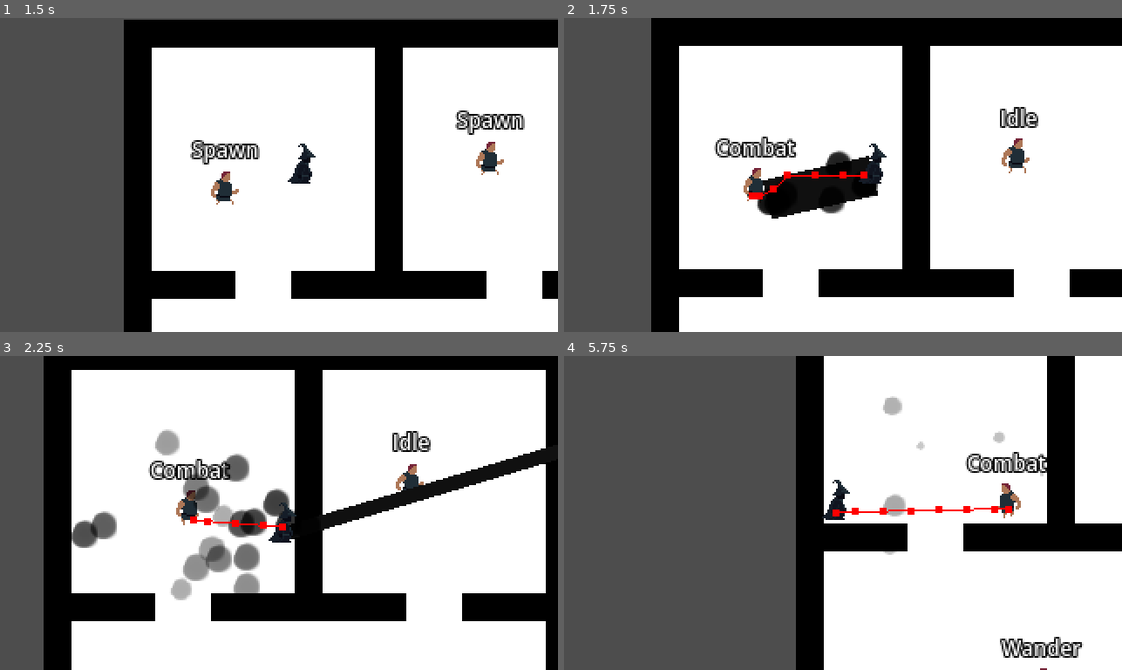
Above: before the commit, frames 1-4 (two rows, left to right).
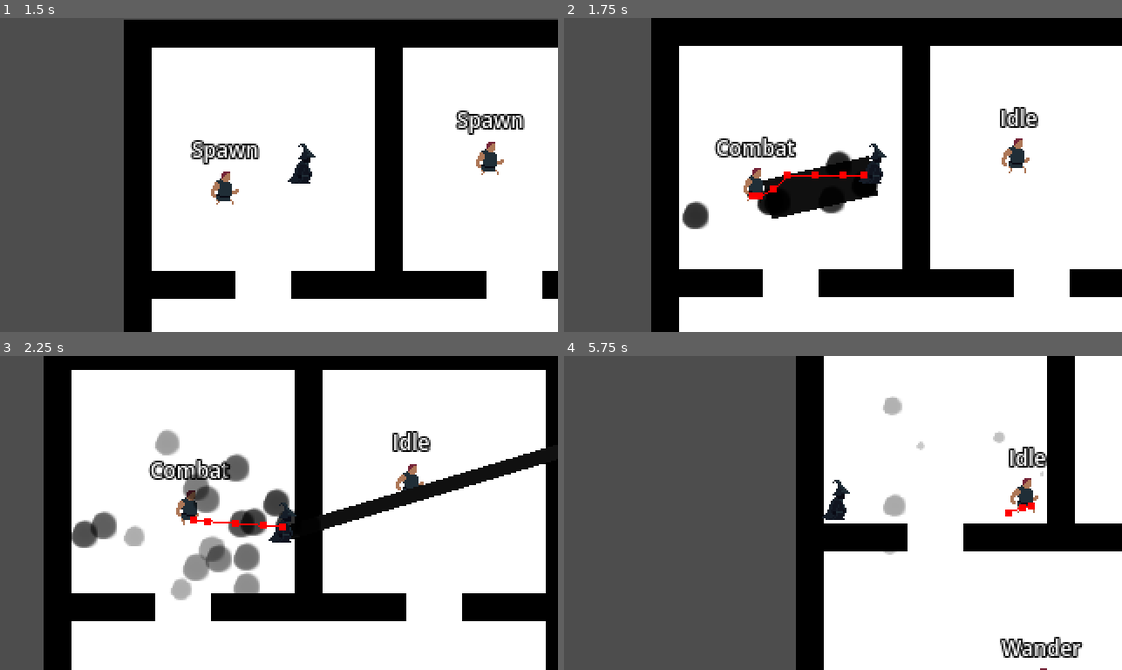
Above: after the commit, the same moments.

Repository: vyxul/Shadow-Eclipse
Game: Godot game, scene res://GameFiles/Scenes/Menu/StartScreen.tscn
Two runs of this game, one before a commit and one after it. Both use one fixed random seed, a clock stepped at 60 frames per second and the inputs below.
Inputs (mouse positions are in pixels of both pictures, inside the frame that each line leads up to):
- Up to frame 1 (1.5 s): click (239, 266) at 0.5 s; move the mouse to (239, 190) at 1.27 s; hold D (right) from 1.28 s (still down); tap C (c) at 1.35 s
- Up to frame 2 (1.75 s): keep holding D (right); tap R (r) at 1.55 s
- Up to frame 3 (2.25 s): move the mouse to (418, 494) at 2.02 s; release D (right) at 2.03 s; hold S (down) from 2.03 s (still down); tap R (r) at 2.1 s
- Up to frame 4 (5.75 s): tap X (x) at 2.3, 2.85, 4.55 s; move the mouse to (831, 666) at 2.77 s; release S (down) at 2.78 s; hold D (right) 2.78-3.53 s; tap C (c) at 3.05, 3.6, 5.3 s; move the mouse to (815, 575) at 3.52 s; hold W (up) 3.53-4.28 s; tap R (r) at 3.8, 5.1 s; move the mouse to (1010, 560) at 4.27 s; hold A (left) from 4.28 s (still down); click (1010, 560) at 4.35 s; move the mouse to (675, 465) at 5.02 s

Frame 1 is identical in both runs. In frame 2, 0.4% of the frame differs, in the area x 21-26%, y 58-68%; in frame 3, 0.4%; in frame 4, 1.6%, in the area x 48-87%, y 28-52%.

Commit message:
Added logic for followers to return to previous command after combat

Diff:
--- a/GameFiles/Game Objects/Characters/NPC/npc.gd
+++ b/GameFiles/Game Objects/Characters/NPC/npc.gd
@@ -38,6 +38,10 @@
 	return $NpcAttackComponent
 
 
+func get_search_radius() -> SearchRadius:
+	return $SearchRadius
+
+
 func get_weapon_origin():
 	return marker_2d.global_position
 
--- a/GameFiles/Game Objects/Components/conversion_component.gd
+++ b/GameFiles/Game Objects/Components/conversion_component.gd
@@ -13,6 +13,7 @@
 var converted: bool = false
 
 var this_entity: NonPlayerCharacter
+var this_search_radius: SearchRadius
 var player: Player
 var follow_marker: Marker2D
 
@@ -21,6 +22,7 @@
 		current_conversion_hp = max_conversion_hp
 
 	this_entity = get_parent()
+	this_search_radius = this_entity.get_search_radius()
 
 
 func check_conversion_hp_in_range():
@@ -31,6 +33,9 @@
 		conversion_hp_depleted.emit()
 		player = get_tree().get_first_node_in_group("player") as Player
 		follow_marker = player.get_empty_follower_slot()
+		this_entity.faction = GameData.Factions.SHADOW
+		this_entity.collision_layer = 8
+		GameData.emit_npc_converted(this_entity)
 
 		if !follow_marker:
 			no_follow_slot_available.emit(this_entity)
--- a/GameFiles/Game Objects/Components/search_radius.gd
+++ b/GameFiles/Game Objects/Components/search_radius.gd
@@ -27,6 +27,8 @@
 	discovery_collision_shape_2d.shape.radius = discovery_range
 	raycast_length = tracked_enemies_range
 	ray_cast_2d.position = Vector2.ZERO
+
+	GameData.npc_converted.connect(on_npc_converted)
 
 
 func _physics_process(delta):
@@ -100,10 +102,62 @@
 
 
 func search_surroundings():
-	if !tracked_enemies_in_range.is_empty():
-		currently_tracking_enemy = false
-		emit_tracking_enemy()
-
+	#if !tracked_enemies_in_range.is_empty():
+		#currently_tracking_enemy = false
+		#emit_tracking_enemy()
+
+	var overlapping_bodies = discovery_area_2d.get_overlapping_bodies()
+	var this_parent = get_parent()
+	for body in overlapping_bodies:
+		if body == this_parent:
+			continue
+
+		var this_faction = this_parent.get_faction()
+		var that_faction = body.get_faction()
+		var body_is_ally = GameData.is_faction_ally(this_faction, that_faction)
+		if body_is_ally:
+			continue
+
+		if !enemies_in_discovery_range.has(body):
+			enemies_in_discovery_range.append(body)
+
+
+func clear_lists():
+	enemies_in_discovery_range.clear()
+	tracked_enemies_in_range.clear()
+
+
+func reset():
+	clear_lists()
+	emit_not_tracking_enemy()
+	search_surroundings()
+
+
+func remove_same_faction_from_list():
+	var this_parent = get_parent()
+	var discovery_range_purge_list = []
+	for enemy in enemies_in_discovery_range:
+		var this_faction = this_parent.get_faction()
+		var that_faction = enemy.get_faction()
+		var enemy_is_ally = GameData.is_faction_ally(this_faction, that_faction)
+
+		if enemy_is_ally:
+			discovery_range_purge_list.append(enemy)
+
+	var tracked_enemies_purge_list = []
+	for enemy in tracked_enemies_in_range:
+
+		var this_faction = this_parent.get_faction()
+		var that_faction = enemy.get_faction()
+		var enemy_is_ally = GameData.is_faction_ally(this_faction, that_faction)
+
+		if enemy_is_ally:
+			tracked_enemies_purge_list.append(enemy)
+
+	for entity in discovery_range_purge_list:
+		enemies_in_discovery_range.erase(entity)
+	for entity in tracked_enemies_in_range:
+		tracked_enemies_in_range.erase(entity)
 #endregion
 
 
@@ -146,3 +200,7 @@
 func _on_tracking_area_2d_body_exited(body):
 	remove_enemy_from_tracking(body)
 #endregion
+
+
+func on_npc_converted(npc: NonPlayerCharacter):
+	reset()
--- a/GameFiles/GameData/GameData.gd
+++ b/GameFiles/GameData/GameData.gd
@@ -4,6 +4,7 @@
 signal follow_player
 signal attack_target_command
 signal npc_died(npc: NonPlayerCharacter)
+signal npc_converted(npc: NonPlayerCharacter)
 
 enum Factions {SHADOW, LIGHT, MONSTER}
 
@@ -34,6 +35,10 @@
 
 func emit_npc_died(npc: NonPlayerCharacter):
 	npc_died.emit(npc)
+
+
+func emit_npc_converted(npc: NonPlayerCharacter):
+	npc_converted.emit(npc)
 
 
 func add_target_under_mouse(target: NonPlayerCharacter):
--- a/GameFiles/Scenes/States/state_combat.gd
+++ b/GameFiles/Scenes/States/state_combat.gd
@@ -92,4 +92,23 @@
 
 
 func on_not_tracking_enemy():
+	var previous_state = get_parent().previous_state
+	var last_follower_state = get_parent().last_follower_state
+
+	if last_follower_state is state_follow_player:
+		transitioned.emit(self, "state_follow_player")
+		return
+
+	if last_follower_state is state_follow_target:
+		transitioned.emit(self, "state_follow_target")
+		return
+
+	if last_follower_state is state_defend_target:
+		transitioned.emit(self, "state_defend_target")
+		return
+
+	if last_follower_state is state_attack_target:
+		transitioned.emit(self, "state_follow_player")
+		return
+
 	transitioned.emit(self, "state_idle")
--- a/GameFiles/Scenes/States/state_defend_target.gd
+++ b/GameFiles/Scenes/States/state_defend_target.gd
@@ -14,13 +14,35 @@
 
 	defend_target_distance = get_parent().defend_target_distance
 
+	GameData.follow_player.connect(on_follow_player)
+	GameData.follow_target_set.connect(on_follow_target_set)
+	GameData.attack_target_command.connect(on_attack_target_command)
+	get_parent().get_search_radius().tracking_enemy.connect(on_tracking_enemy)
+
 
 func enter():
 	defend_target = GameData.follow_target_position
 	get_parent().get_state_label().text = "Defend Target"
+	this_entity.velocity = Vector2.ZERO
 
 
 func update(delta):
 	var distance_to_target = (this_entity.global_position - defend_target).length()
 	if distance_to_target >= defend_target_distance:
 		transitioned.emit(self, "state_follow_target")
+
+
+func on_follow_player():
+	transitioned.emit(self, "state_follow_player")
+
+
+func on_follow_target_set():
+	transitioned.emit(self, "state_follow_target")
+
+
+func on_attack_target_command():
+	transitioned.emit(self, "state_attack_target")
+
+
+func on_tracking_enemy():
+	transitioned.emit(self, "state_combat")
--- a/GameFiles/Scenes/States/state_follow_player.gd
+++ b/GameFiles/Scenes/States/state_follow_player.gd
@@ -29,13 +29,11 @@
 	this_navigation_timer.timeout.connect(on_navigation_timer_timeout)
 	GameData.follow_target_set.connect(on_follow_target_set)
 	GameData.attack_target_command.connect(on_attack_target_command)
+	get_parent().get_search_radius().tracking_enemy.connect(on_tracking_enemy)
 
 
 
 func enter():
-	# can move next 2 lines to conversion component
-	this_entity.faction = GameData.Factions.SHADOW
-	this_entity.collision_layer = 8
 	follow_marker = this_conversion_component.follow_marker as Marker2D
 
 	get_parent().get_state_label().text = "Follow Player"
@@ -74,3 +72,7 @@
 
 func on_attack_target_command():
 	transitioned.emit(self, "state_attack_target")
+
+
+func on_tracking_enemy():
+	transitioned.emit(self, "state_combat")
--- a/GameFiles/Scenes/States/state_follow_target.gd
+++ b/GameFiles/Scenes/States/state_follow_target.gd
@@ -25,8 +25,8 @@
 	this_navigation_timer.timeout.connect(on_navigation_timer_timeout)
 	GameData.follow_player.connect(on_follow_player)
 	GameData.attack_target_command.connect(on_attack_target_command)
-	# set up event for when npc reaches target, move onto defend state?
 	this_navigation_agent.target_reached.connect(on_target_reached)
+	get_parent().get_search_radius().tracking_enemy.connect(on_tracking_enemy)
 
 
 func enter():
@@ -73,3 +73,7 @@
 
 func on_target_reached():
 	transitioned.emit(self, "state_defend_target")
+
+
+func on_tracking_enemy():
+	transitioned.emit(self, "state_combat")
--- a/GameFiles/Scenes/States/state_hurt.gd
+++ b/GameFiles/Scenes/States/state_hurt.gd
@@ -30,24 +30,20 @@
 	if timer <= 0:
 		hurtbox_component.collision_layer = 2
 
-		var previous_state = get_parent().previous_state
+		var last_follower_state = get_parent().last_follower_state
 
 		# need to change to be enum check instead of string check later
-		if previous_state is state_spawn:
-			this_entity.collision_layer = 2
-			transitioned.emit(self, "state_spawn")
 
-		if previous_state is state_idle:
-			transitioned.emit(self, "state_idle")
+		if last_follower_state is state_follow_player:
+			transitioned.emit(self, "state_follow_player")
+			return
 
-		if previous_state is state_combat:
-			transitioned.emit(self, "state_combat")
+		if last_follower_state is state_follow_target:
+			transitioned.emit(self, "state_follow_target")
+			return
 
-		if previous_state is state_follow_player:
-			transitioned.emit(self, "state_follow_player")
+		if last_follower_state is state_attack_target:
+			transitioned.emit(self, "state_attack_target")
+			return
 
-		if previous_state is state_follow_target:
-			transitioned.emit(self, "state_follow_target")
-
-		if previous_state is state_attack_target:
-			transitioned.emit(self, "state_attack_target")
+		transitioned.emit(self, "state_idle")
--- a/GameFiles/Scenes/States/state_idle.gd
+++ b/GameFiles/Scenes/States/state_idle.gd
@@ -3,6 +3,7 @@
 
 
 var this_entity: CharacterBody2D
+var this_search_radius: SearchRadius
 var this_animation_player: AnimationPlayer
 
 var idle_time
@@ -38,6 +39,7 @@
 func setup():
 	# set up component references
 	this_entity = get_parent().get_this_entity()
+	this_search_radius = get_parent().get_search_radius()
 	this_animation_player = get_parent().get_animation_player()
 
 	# set up state properties
@@ -53,7 +55,8 @@
 	switch_to_idle()
 
 	# check to see if needs to go into combat right away
-	get_parent().get_search_radius().search_surroundings()
+	#get_parent().get_search_radius().search_surroundings()
+	this_search_radius.reset()
 
 
 func exit():
--- a/GameFiles/Scenes/States/state_machine.gd
+++ b/GameFiles/Scenes/States/state_machine.gd
@@ -39,6 +39,7 @@
 
 var current_state: State
 var previous_state: State
+var last_follower_state: State = null
 var states: Dictionary = {}
 
 #region Getter Functions
@@ -113,9 +114,24 @@
 	if current_state:
 		current_state.exit()
 		previous_state = current_state
+		if is_state_follower(current_state):
+			last_follower_state = current_state
+
 
 	current_state = new_state
 	new_state.enter()
+
+
+func is_state_follower(state: State):
+	if state is state_follow_player:
+		return true
+	if state is state_follow_target:
+		return true
+	if state is state_defend_target:
+		return true
+	if state is state_attack_target:
+		return true
+	return false
 
 
 func on_hurt():
--- a/GameFiles/Scenes/States/state_spawn.gd
+++ b/GameFiles/Scenes/States/state_spawn.gd
@@ -2,11 +2,13 @@
 class_name state_spawn
 
 var this_entity: CharacterBody2D
+var hurtbox_component: HurtboxComponent
 var animation_player: AnimationPlayer
 
 
 func setup():
 	this_entity = get_parent().get_this_entity()
+	hurtbox_component = get_parent().get_hurtbox_component()
 	animation_player = this_entity.get_animation_player() as AnimationPlayer
 	animation_player.animation_finished.connect(on_animation_finished)
 
@@ -15,11 +17,14 @@
 	# play spawn animation
 	get_parent().get_state_label().text = "Spawn"
 	animation_player.play("spawn")
+	this_entity.collision_layer = 0
+	hurtbox_component.collision_layer = 0
 
 
 func exit():
 	# set up collisions
 	this_entity.collision_layer = 2
+	hurtbox_component.collision_layer = 2
 
 
 func on_animation_finished(animation):
